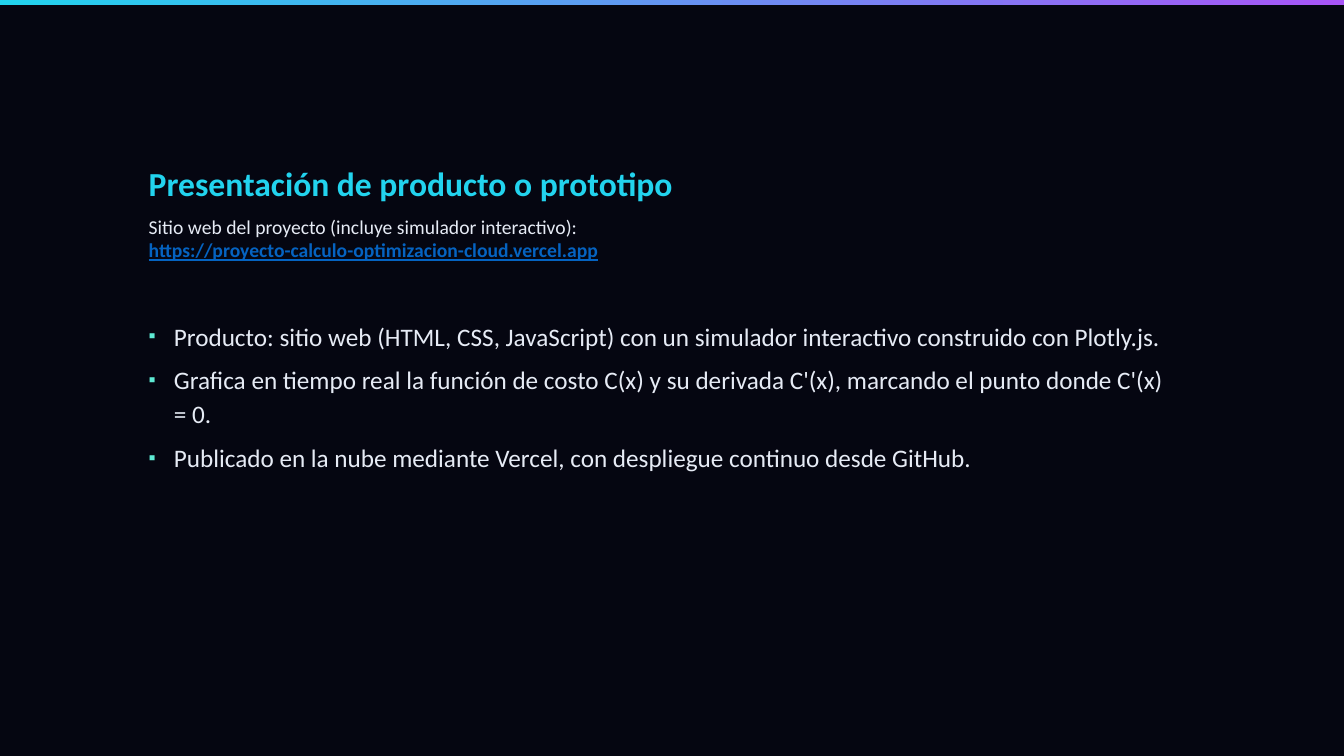
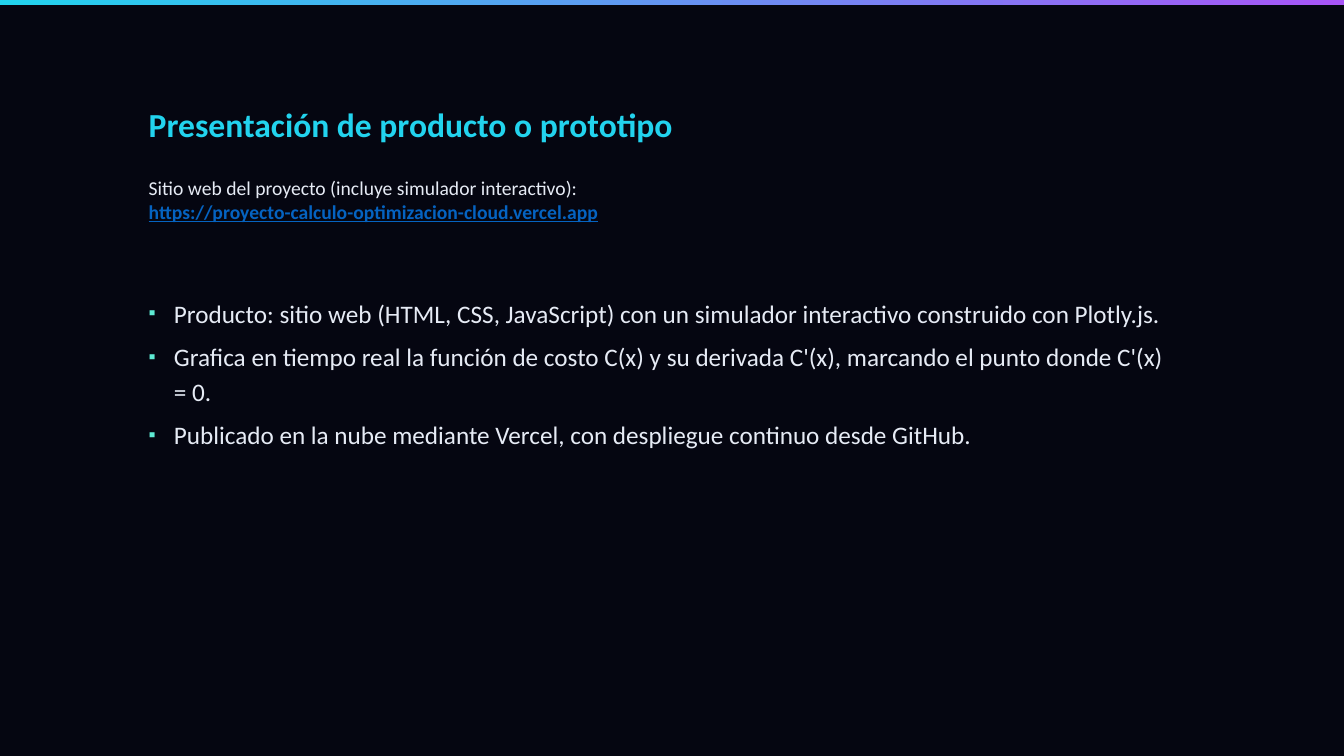
Before and after one commit to acarrascov/proyecto-calculo-optimizacion-cloud, a slide deck: slide 12 of Presentación Proyecto.pptx. Drawn at 1344x756 pixels with LibreOffice and Linux fonts; fonts in the diff are those of the drawing. Boxes give left, top, right and bottom in pixels: in the first picture for what was removed or moved away, otherwise in the second. Text is boxed around its words. In the diff, an @@ line names an element or a change of style, - is before the commit and + after.

```diff
--- a/Presentación Proyecto.pptx
+++ b/Presentación Proyecto.pptx
@@ text "Presentación de producto o prototipo": place and size @@
-text "Presentación de producto o prototipo" at [149,172,673,202]
+text "Presentación de producto o prototipo" at [149,113,673,143]
@@ text "Sitio web del proyecto (incluye ...": place and size @@
-text "Sitio web del proyecto (incluye ..." at [149,220,598,261]
+text "Sitio web del proyecto (incluye ..." at [149,181,598,222]
@@ text "Producto: sitio web (HTML, CSS, ...": place and size @@
-text "Producto: sitio web (HTML, CSS, ..." at [174,327,1162,472]
+text "Producto: sitio web (HTML, CSS, ..." at [174,304,1162,449]
```
Also in this commit, not shown: 4 other slides changed, 2 other files.
